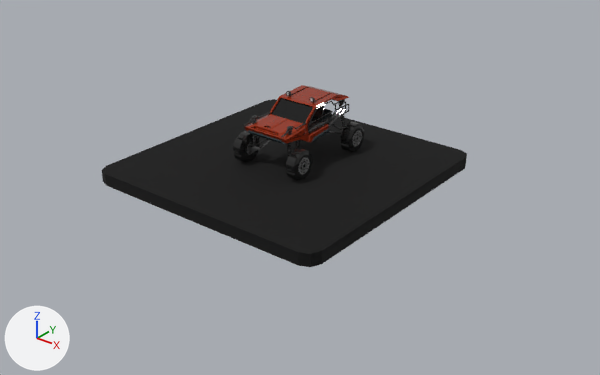
The glTF model glbs/1.glb, before and after one commit.
Camera for both pictures: a 50 mm lens placed at (5.16, -6.45, 3.46), pointed at (0.16, -0.2, -0.42). The axes (+X, +Y, +Z) are drawn at lower left. The lights are the same throughout. Where no turn or scale is listed for an object, it has been applied to the vertices.

The older version as bpy lines, for what is in view:
```python
mat_trans = principled_material('Trans')
mat_trans.base_color = (0.0, 0.0, 0.0)  # black #000000
mat_trans.roughness = 1.0
me_cube_249 = bpy.data.meshes.new('Cube.249')
me_cube_249.from_pydata(...)  # 1938 vertices, 3470 faces; spans x -0.332..0.332, y -0.523..0.647, z -0.187..0.321
me_cube_249.materials.append(mat_matreialglobal)  # picture img_globaltex
me_cylinder_563 = bpy.data.meshes.new('Cylinder.563')
me_cylinder_563.from_pydata(...)  # 2960 vertices, 4864 faces; spans x -0.426..0.426, y -0.369..-0.052, z -0.211..0.109
me_cylinder_563.materials.append(mat_tyre)  # picture img_globaltex
me_plane_013 = bpy.data.meshes.new('Plane.013')
me_plane_013.from_pydata(...)  # 24 vertices, 44 faces; spans x -1.42..1.42, y -1.42..1.42, z -0.13..0.0
me_plane_013.materials.append(mat_trans)  # black #000000
ob_cube_227 = bpy.data.objects.new('Cube.227', me_cube_249)
ob_cube_227.location = (0.001, -0.087, 0.176)
ob_plane_003 = bpy.data.objects.new('Plane.003', me_plane_013)
ob_plane_003.location = (0.0, -0.201, -0.16)
ob_tyre_023 = bpy.data.objects.new('Tyre.023', me_cylinder_563)
ob_tyre_023.location = (0.001, 0.674, 0.051)
# also in view: 'Tyre.022' at (0.0, -0.46, 0.0)
```
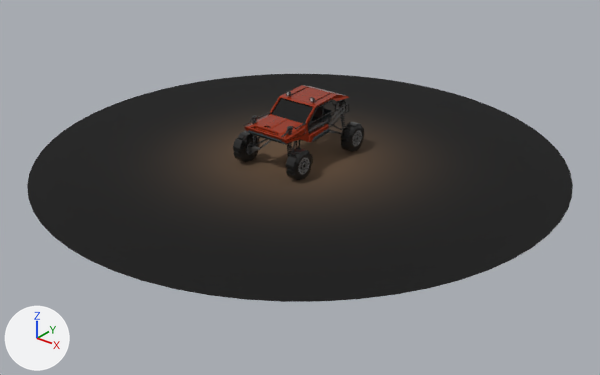
The change, as JSON lines over the scene's bpy script:
```json
{"op": "add", "block": "img_circle", "code": ["img_circle = load_image('Circle', '_unpacked/Circle', 980, 980, 'sRGB')"]}
{"op": "remove", "block": "mat_trans", "code": "mat_trans.base_color = (0.0, 0.0, 0.0)  # black #000000"}
{"op": "add", "block": "mat_trans", "code": "mat_trans.texture = img_circle"}
{"op": "add", "block": "me_cylinder_365", "code": ["me_cylinder_365 = bpy.data.meshes.new('Cylinder.365')", "me_cylinder_365.from_pydata(...)  # 60 vertices, 58 faces; spans x -2.83..2.83, y -2.83..2.83, z -0.16", "me_cylinder_365.materials.append(mat_trans)  # picture img_circle"]}
{"op": "remove", "block": "ob_plane_003", "code": ["ob_plane_003 = bpy.data.objects.new('Plane.003', me_plane_013)", "ob_plane_003.location = (0.0, -0.201, -0.16)"]}
{"op": "add", "block": "ob_cylinder_033", "code": ["ob_cylinder_033 = bpy.data.objects.new('Cylinder.033', me_cylinder_365)", "ob_cylinder_033.location = (0.0, 0.0, 0.0)"]}
```

Changed parts and their boxes (x1, y1, x2, y2) in the pictures (600 x 375 px):
```json
{"object": "Cylinder.033", "change": "added", "after": [27, 74, 573, 302], "on screen": "black"}
{"object": "Plane.003", "change": "deleted", "before": [102, 99, 467, 267], "on screen": "black"}
```
